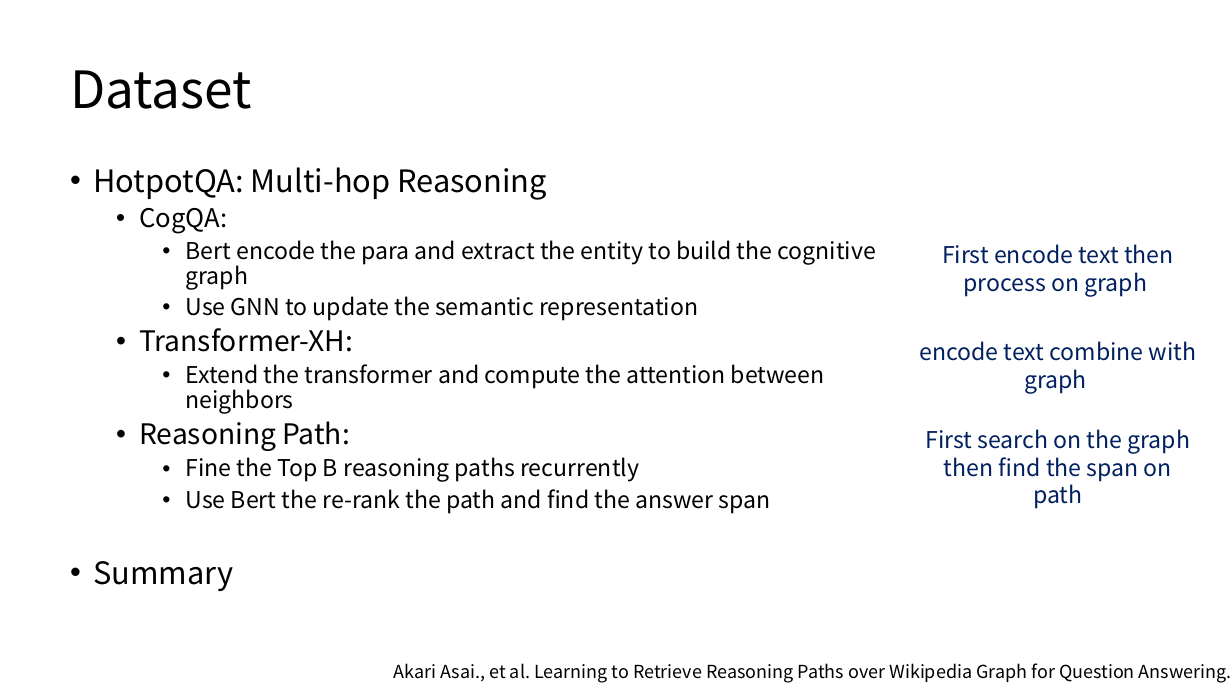
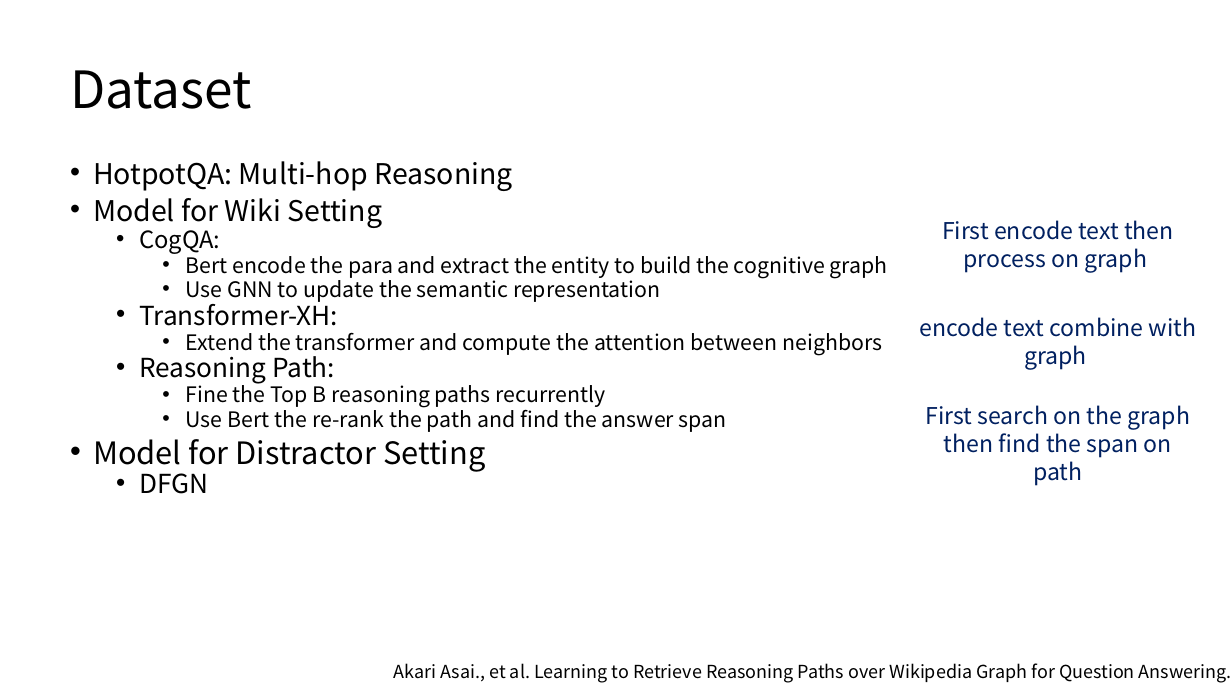
Before and after one commit to JamesHujy/TRPapers, a slide deck: slide 22 of slides/Survey_week1_hujinyi.pptx (slide 19 before the commit). Drawn at 1232x693 pixels with LibreOffice and Linux fonts; fonts in the diff are those of the drawing. Boxes give left, top, right and bottom in pixels: in the first picture for what was removed or moved away, otherwise in the second. Text is boxed around its words. In the diff, an @@ line names an element or a change of style, - is before the commit and + after.

```diff
--- a/slides/Survey_week1_hujinyi.pptx
+++ b/slides/Survey_week1_hujinyi.pptx
@@ text at (93,161,888,432): size 24 to 22.2 pt in "HotpotQA: Multi-hop Reasoning"; size 20 to 18.5 pt in "CogQA:"; size 18 to 16.6 pt in "Bert encode the para and extract the ...", "Use GNN to update the semantic representation", "Extend the transformer and compute the attention ...", "Fine the Top B reasoning paths recurrently" and 1 more places; size 22 to 20.4 pt in "Transformer-XH:", "Reasoning Path:"; line spacing 0.9 to 0.7 @@
@@ text at (93,198,383,228): paragraph added @@
+• Model for Wiki Setting
@@ 3 texts: place and size @@
-3 texts at (919,244,1197,481)
+3 texts at (919,220,1197,458)
@@ text at (93,439,485,494): text changed; size 24 to 24.1 pt @@
-• Summary
+• Model for Distractor Setting
+  • DFGN
```
Also in this commit, not shown: 5 other slides changed, 7 slides added, 3 slides removed.
